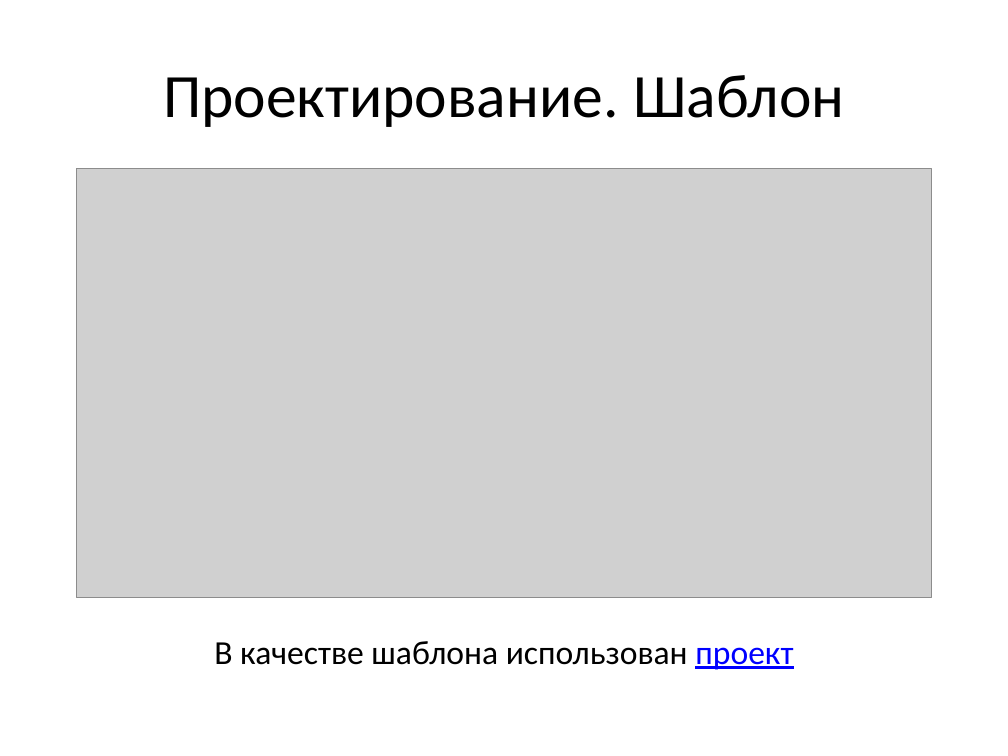
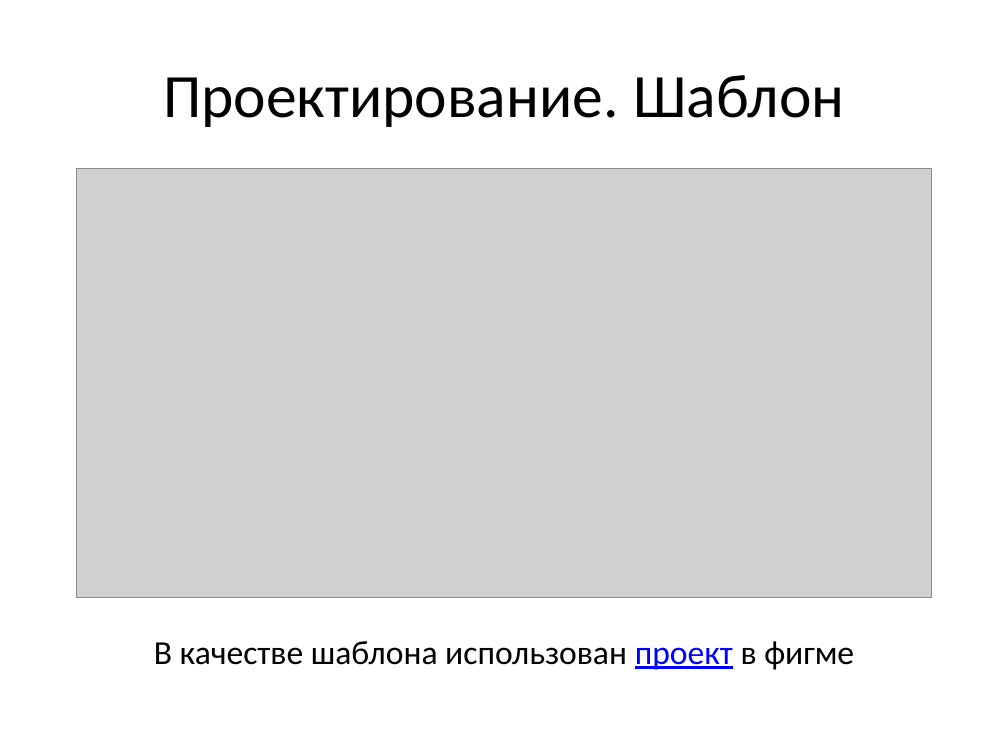
Before and after one commit to Ven-i-amin/kotlin_moblie, a slide deck: slide 4 of android-app/docs/media/presentation.pptx (slide 5 before the commit). Drawn at 1008x756 pixels with LibreOffice and Linux fonts; fonts in the diff are those of the drawing; grey boxes stand for pictures. Boxes give left, top, right and bottom in pixels: in the first picture for what was removed or moved away, otherwise in the second. Text is boxed around its words. In the diff, an @@ line names an element or a change of style, - is before the commit and + after.

```diff
--- a/android-app/docs/media/presentation.pptx
+++ b/android-app/docs/media/presentation.pptx
@@ text at (154,641,854,670): text changed @@
-В качестве шаблона использован проект
+В качестве шаблона использован проект в фигме
```
Also in this commit, not shown: 3 other slides changed, 3 slides added, 4 slides removed.
